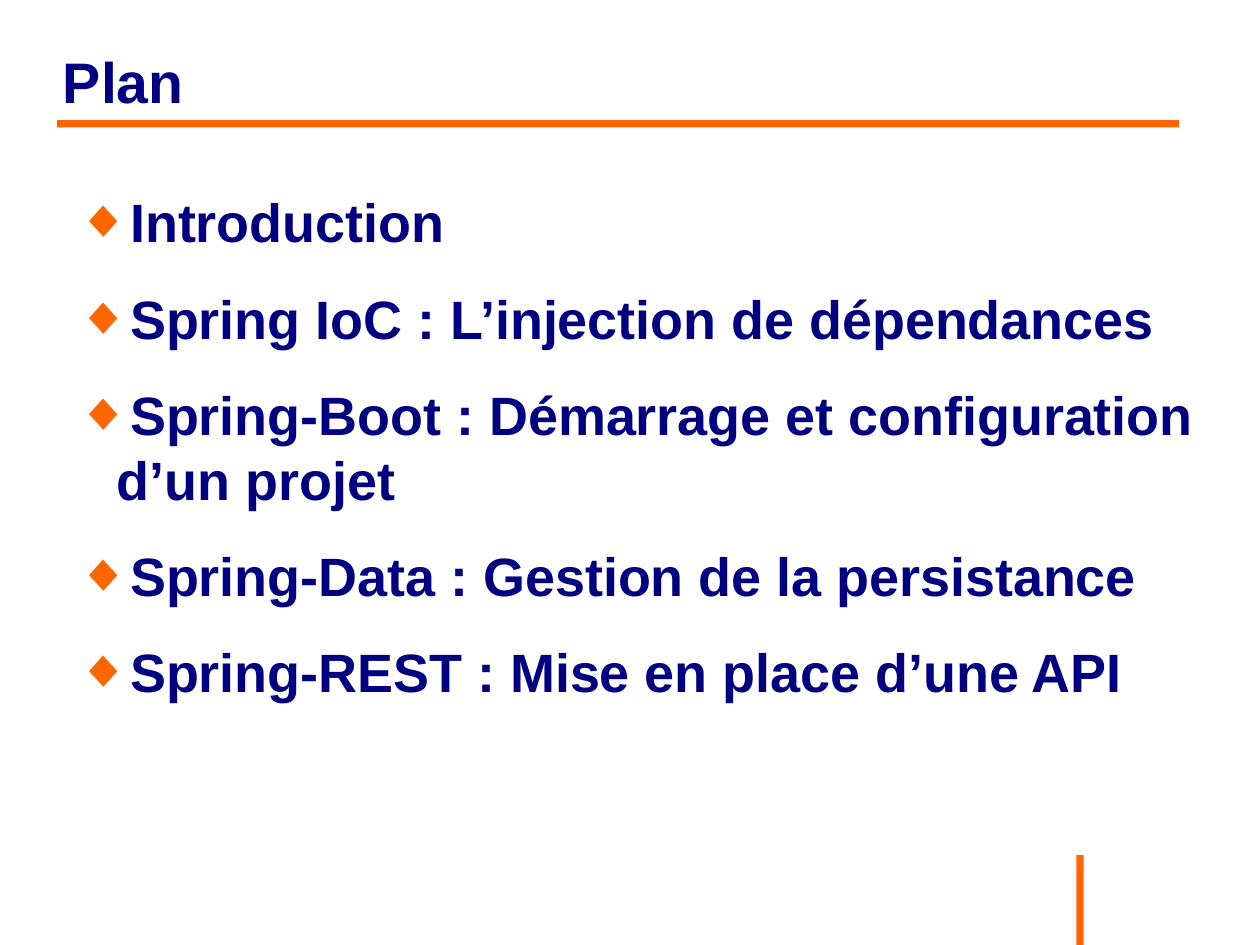
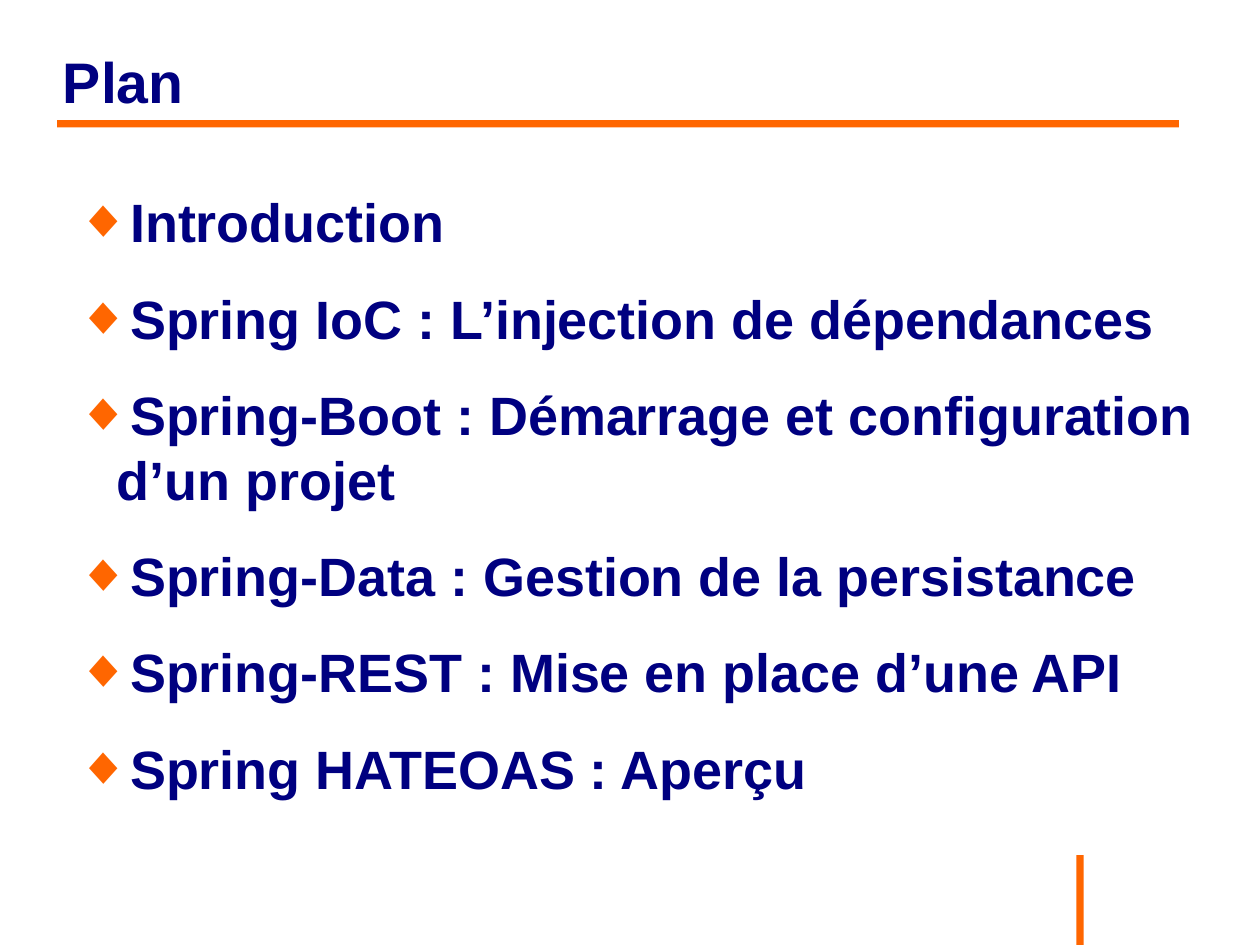
Before and after one commit to philphils/formation-spring, a slide deck: slide 2 of Documentation/diapo_formation_spring.odp. Drawn at 1260x945 pixels with LibreOffice and Linux fonts; fonts in the diff are those of the drawing; background and template pictures are left out. Boxes give left, top, right and bottom in pixels: in the first picture for what was removed or moved away, otherwise in the second. Text is boxed around its words. In the diff, an @@ line names an element or a change of style, - is before the commit and + after.

Commit message:
Ajout spring hateoas

```diff
--- a/Documentation/diapo_formation_spring.odp
+++ b/Documentation/diapo_formation_spring.odp
@@ text at bbox=[130, 750, 807, 798]: paragraph added @@
+◆ Spring HATEOAS : Aperçu
```
Also in this commit, not shown: 1 other slide changed.
